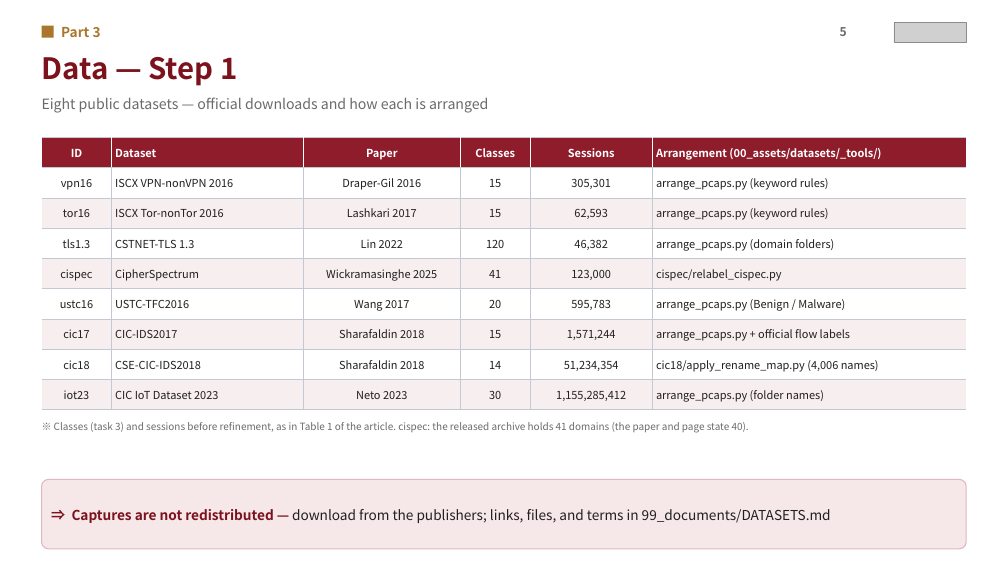
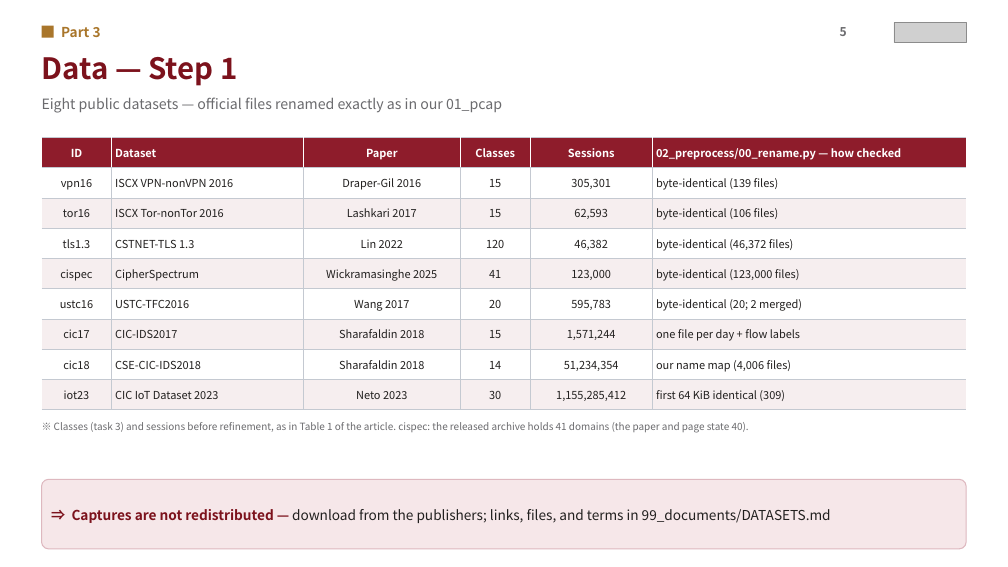
Before and after one commit to brave1094/refine-first-trust-later, a slide deck: slide 5 of 99_documents/guide_KU.pptx. Drawn at 1008x567 pixels with LibreOffice and Linux fonts; fonts in the diff are those of the drawing; grey boxes stand for pictures. Boxes give left, top, right and bottom in pixels: in the first picture for what was removed or moved away, otherwise in the second. Text is boxed around its words. In the diff, an @@ line names an element or a change of style, - is before the commit and + after.

```diff
--- a/99_documents/guide_KU.pptx
+++ b/99_documents/guide_KU.pptx
@@ text at [42, 97, 502, 113]: text changed @@
-Eight public datasets — official downloads and how each is arranged
+Eight public datasets — official files renamed exactly as in our 01_pcap
@@ table at [42, 138, 966, 410] @@
-row 1, column 6: Arrangement (00_assets/datasets/_tools/)
+row 1, column 6: 02_preprocess/00_rename.py — how checked
-row 2, column 6: arrange_pcaps.py (keyword rules)
+row 2, column 6: byte-identical (139 files)
-row 3, column 6: arrange_pcaps.py (keyword rules)
+row 3, column 6: byte-identical (106 files)
-row 4, column 6: arrange_pcaps.py (domain folders)
+row 4, column 6: byte-identical (46,372 files)
-row 5, column 6: cispec/relabel_cispec.py
+row 5, column 6: byte-identical (123,000 files)
-row 6, column 6: arrange_pcaps.py (Benign / Malware)
+row 6, column 6: byte-identical (20; 2 merged)
-row 7, column 6: arrange_pcaps.py + official flow labels
+row 7, column 6: one file per day + flow labels
-row 8, column 6: cic18/apply_rename_map.py (4,006 names)
+row 8, column 6: our name map (4,006 files)
-row 9, column 6: arrange_pcaps.py (folder names)
+row 9, column 6: first 64 KiB identical (309)
```
Also in this commit, not shown: 3 other slides changed, 16 other files.
